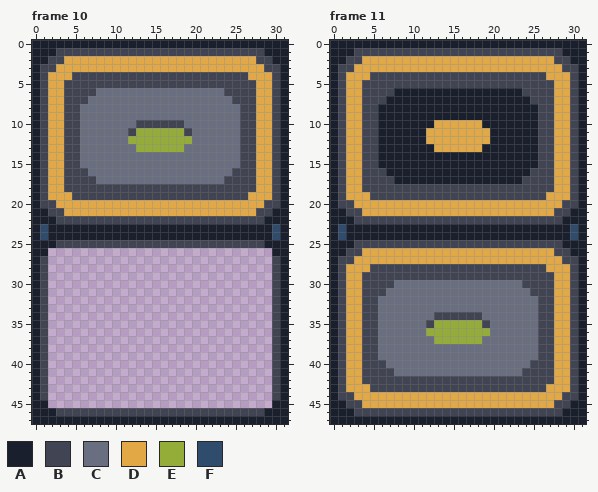
One commit to this pixel-art file: Projetasso/Code Wars 2 - The Offline Server/new_sprites._/em_construçao/ambinte/porta.aseprite. Above: the version before the commit.
32x48 pixels, 24 frames. Shown: frame 10, frame 11. The commit also changed other frames, which this record leaves out.
Palette (. is transparent): A #1a1f2e  B #414453  C #696f80  D #e1a845  E #94ad39  F #2f4c6c
Pixels before, frame 10, first column x 0:
 0 AAAAAAAAAAAAAAAAAAAAAAAAAAAAAAAA
 1 AAABBBBBBBBBBBBBBBBBBBBBBBBBBAAA
 2 AABBDDDDDDDDDDDDDDDDDDDDDDDDBBAA
 3 ABBDDDDDDDDDDDDDDDDDDDDDDDDDDBBA
 4 ABDDDBBBBBBBBBBBBBBBBBBBBBBDDDBA
 5 ABDDBBBBBBBBBBBBBBBBBBBBBBBBDDBA
 6 ABDDBBBBCCCCCCCCCCCCCCCCBBBBDDBA
 7 ABDDBBBCCCCCCCCCCCCCCCCCCBBBDDBA
 8 ABDDBBCCCCCCCCCCCCCCCCCCCCBBDDBA
 9 ABDDBBCCCCCCCCCCCCCCCCCCCCBBDDBA
10 ABDDBBCCCCCCCBBBBBBCCCCCCCBBDDBA
11 ABDDBBCCCCCCBEEEEEEBCCCCCCBBDDBA
12 ABDDBBCCCCCCEEEEEEEECCCCCCBBDDBA
13 ABDDBBCCCCCCCEEEEEECCCCCCCBBDDBA
14 ABDDBBCCCCCCCCCCCCCCCCCCCCBBDDBA
15 ABDDBBCCCCCCCCCCCCCCCCCCCCBBDDBA
16 ABDDBBBCCCCCCCCCCCCCCCCCCBBBDDBA
17 ABDDBBBBCCCCCCCCCCCCCCCCBBBBDDBA
18 ABDDBBBBBBBBBBBBBBBBBBBBBBBBDDBA
19 ABDDDBBBBBBBBBBBBBBBBBBBBBBDDDBA
20 ABBDDDDDDDDDDDDDDDDDDDDDDDDDDBBA
21 AABBDDDDDDDDDDDDDDDDDDDDDDDDBBAA
22 AAABBBBBBBBBBBBBBBBBBBBBBBBBBAAA
23 AFAAAAAAAAAAAAAAAAAAAAAAAAAAAAFA
24 AFAAAAAAAAAAAAAAAAAAAAAAAAAAAAFA
25 AAABBBBBBBBBBBBBBBBBBBBBBBBBBAAA
26 AA............................AA
27 AB............................BA
28 AB............................BA
29 AB............................BA
30 AB............................BA
31 AB............................BA
32 AB............................BA
33 AB............................BA
34 AB............................BA
35 AB............................BA
36 AB............................BA
37 AB............................BA
38 AB............................BA
39 AB............................BA
40 AB............................BA
41 AB............................BA
42 AB............................BA
43 AB............................BA
44 AB............................BA
45 AA............................AA
46 AAABBBBBBBBBBBBBBBBBBBBBBBBBBAAA
47 AAAAAAAAAAAAAAAAAAAAAAAAAAAAAAAA
Pixels before, frame 11, first column x 0:
 0 AAAAAAAAAAAAAAAAAAAAAAAAAAAAAAAA
 1 AAABBBBBBBBBBBBBBBBBBBBBBBBBBAAA
 2 AABBDDDDDDDDDDDDDDDDDDDDDDDDBBAA
 3 ABBDDDDDDDDDDDDDDDDDDDDDDDDDDBBA
 4 ABDDDBBBBBBBBBBBBBBBBBBBBBBDDDBA
 5 ABDDBBBBBBBBBBBBBBBBBBBBBBBBDDBA
 6 ABDDBBBBAAAAAAAAAAAAAAAABBBBDDBA
 7 ABDDBBBAAAAAAAAAAAAAAAAAABBBDDBA
 8 ABDDBBAAAAAAAAAAAAAAAAAAAABBDDBA
 9 ABDDBBAAAAAAAAAAAAAAAAAAAABBDDBA
10 ABDDBBAAAAAAADDDDDDAAAAAAABBDDBA
11 ABDDBBAAAAAADDDDDDDDAAAAAABBDDBA
12 ABDDBBAAAAAADDDDDDDDAAAAAABBDDBA
13 ABDDBBAAAAAAADDDDDDAAAAAAABBDDBA
14 ABDDBBAAAAAAAAAAAAAAAAAAAABBDDBA
15 ABDDBBAAAAAAAAAAAAAAAAAAAABBDDBA
16 ABDDBBBAAAAAAAAAAAAAAAAAABBBDDBA
17 ABDDBBBBAAAAAAAAAAAAAAAABBBBDDBA
18 ABDDBBBBBBBBBBBBBBBBBBBBBBBBDDBA
19 ABDDDBBBBBBBBBBBBBBBBBBBBBBDDDBA
20 ABBDDDDDDDDDDDDDDDDDDDDDDDDDDBBA
21 AABBDDDDDDDDDDDDDDDDDDDDDDDDBBAA
22 AAABBBBBBBBBBBBBBBBBBBBBBBBBBAAA
23 AFAAAAAAAAAAAAAAAAAAAAAAAAAAAAFA
24 AFAAAAAAAAAAAAAAAAAAAAAAAAAAAAFA
25 AAABBBBBBBBBBBBBBBBBBBBBBBBBBAAA
26 AABBDDDDDDDDDDDDDDDDDDDDDDDDBBAA
27 ABBDDDDDDDDDDDDDDDDDDDDDDDDDDBBA
28 ABDDDBBBBBBBBBBBBBBBBBBBBBBDDDBA
29 ABDDBBBBBBBBBBBBBBBBBBBBBBBBDDBA
30 ABDDBBBBCCCCCCCCCCCCCCCCBBBBDDBA
31 ABDDBBBCCCCCCCCCCCCCCCCCCBBBDDBA
32 ABDDBBCCCCCCCCCCCCCCCCCCCCBBDDBA
33 ABDDBBCCCCCCCCCCCCCCCCCCCCBBDDBA
34 ABDDBBCCCCCCCBBBBBBCCCCCCCBBDDBA
35 ABDDBBCCCCCCBEEEEEEBCCCCCCBBDDBA
36 ABDDBBCCCCCCEEEEEEEECCCCCCBBDDBA
37 ABDDBBCCCCCCCEEEEEECCCCCCCBBDDBA
38 ABDDBBCCCCCCCCCCCCCCCCCCCCBBDDBA
39 ABDDBBCCCCCCCCCCCCCCCCCCCCBBDDBA
40 ABDDBBBCCCCCCCCCCCCCCCCCCBBBDDBA
41 ABDDBBBBCCCCCCCCCCCCCCCCBBBBDDBA
42 ABDDBBBBBBBBBBBBBBBBBBBBBBBBDDBA
43 ABDDDBBBBBBBBBBBBBBBBBBBBBBDDDBA
44 ABBDDDDDDDDDDDDDDDDDDDDDDDDDDBBA
45 AABBDDDDDDDDDDDDDDDDDDDDDDDDBBAA
46 AAABBBBBBBBBBBBBBBBBBBBBBBBBBAAA
47 AAAAAAAAAAAAAAAAAAAAAAAAAAAAAAAA
Now the later version:
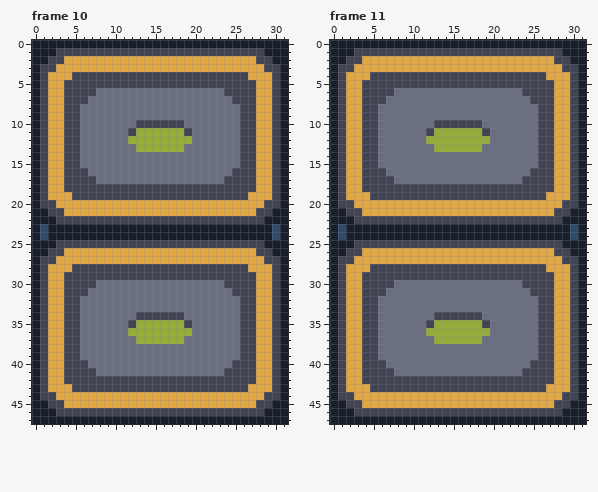
Change:
{"where": "frame 10"}
{"frame":10,"y":26,"x":2,"old":"............................","new":"BBDDDDDDDDDDDDDDDDDDDDDDDDBB"}
{"frame":10,"y":27,"x":2,"old":"............................","new":"BDDDDDDDDDDDDDDDDDDDDDDDDDDB"}
{"frame":10,"y":28,"x":2,"old":"............................","new":"DDDBBBBBBBBBBBBBBBBBBBBBBDDD"}
{"frame":10,"y":29,"x":2,"old":"............................","new":"DDBBBBBBBBBBBBBBBBBBBBBBBBDD"}
{"frame":10,"y":30,"x":2,"old":"............................","new":"DDBBBBCCCCCCCCCCCCCCCCBBBBDD"}
{"frame":10,"y":31,"x":2,"old":"............................","new":"DDBBBCCCCCCCCCCCCCCCCCCBBBDD"}
{"frame":10,"y":32,"x":2,"old":"............................","new":"DDBBCCCCCCCCCCCCCCCCCCCCBBDD"}
{"frame":10,"y":33,"x":2,"old":"............................","new":"DDBBCCCCCCCCCCCCCCCCCCCCBBDD"}
{"frame":10,"y":34,"x":2,"old":"............................","new":"DDBBCCCCCCCBBBBBBCCCCCCCBBDD"}
{"frame":10,"y":35,"x":2,"old":"............................","new":"DDBBCCCCCCBEEEEEEBCCCCCCBBDD"}
{"frame":10,"y":36,"x":2,"old":"............................","new":"DDBBCCCCCCEEEEEEEECCCCCCBBDD"}
{"frame":10,"y":37,"x":2,"old":"............................","new":"DDBBCCCCCCCEEEEEECCCCCCCBBDD"}
{"frame":10,"y":38,"x":2,"old":"............................","new":"DDBBCCCCCCCCCCCCCCCCCCCCBBDD"}
{"frame":10,"y":39,"x":2,"old":"............................","new":"DDBBCCCCCCCCCCCCCCCCCCCCBBDD"}
{"frame":10,"y":40,"x":2,"old":"............................","new":"DDBBBCCCCCCCCCCCCCCCCCCBBBDD"}
{"frame":10,"y":41,"x":2,"old":"............................","new":"DDBBBBCCCCCCCCCCCCCCCCBBBBDD"}
{"frame":10,"y":42,"x":2,"old":"............................","new":"DDBBBBBBBBBBBBBBBBBBBBBBBBDD"}
{"frame":10,"y":43,"x":2,"old":"............................","new":"DDDBBBBBBBBBBBBBBBBBBBBBBDDD"}
{"frame":10,"y":44,"x":2,"old":"............................","new":"BDDDDDDDDDDDDDDDDDDDDDDDDDDB"}
{"frame":10,"y":45,"x":2,"old":"............................","new":"BBDDDDDDDDDDDDDDDDDDDDDDDDBB"}
{"where": "frame 11"}
{"frame":11,"y":6,"x":8,"old":"AAAAAAAAAAAAAAAA","new":"CCCCCCCCCCCCCCCC"}
{"frame":11,"y":7,"x":7,"old":"AAAAAAAAAAAAAAAAAA","new":"CCCCCCCCCCCCCCCCCC"}
{"frame":11,"y":8,"x":6,"old":"AAAAAAAAAAAAAAAAAAAA","new":"CCCCCCCCCCCCCCCCCCCC"}
{"frame":11,"y":9,"x":6,"old":"AAAAAAAAAAAAAAAAAAAA","new":"CCCCCCCCCCCCCCCCCCCC"}
{"frame":11,"y":10,"x":6,"old":"AAAAAAADDDDDDAAAAAAA","new":"CCCCCCCBBBBBBCCCCCCC"}
{"frame":11,"y":11,"x":6,"old":"AAAAAADDDDDDDDAAAAAA","new":"CCCCCCBEEEEEEBCCCCCC"}
{"frame":11,"y":12,"x":6,"old":"AAAAAADDDDDDDDAAAAAA","new":"CCCCCCEEEEEEEECCCCCC"}
{"frame":11,"y":13,"x":6,"old":"AAAAAAADDDDDDAAAAAAA","new":"CCCCCCCEEEEEECCCCCCC"}
{"frame":11,"y":14,"x":6,"old":"AAAAAAAAAAAAAAAAAAAA","new":"CCCCCCCCCCCCCCCCCCCC"}
{"frame":11,"y":15,"x":6,"old":"AAAAAAAAAAAAAAAAAAAA","new":"CCCCCCCCCCCCCCCCCCCC"}
{"frame":11,"y":16,"x":7,"old":"AAAAAAAAAAAAAAAAAA","new":"CCCCCCCCCCCCCCCCCC"}
{"frame":11,"y":17,"x":8,"old":"AAAAAAAAAAAAAAAA","new":"CCCCCCCCCCCCCCCC"}
{"label":"added","picture_box":[48,248,272,408]}
{"label":"changed","picture_box":[378,88,538,184]}
